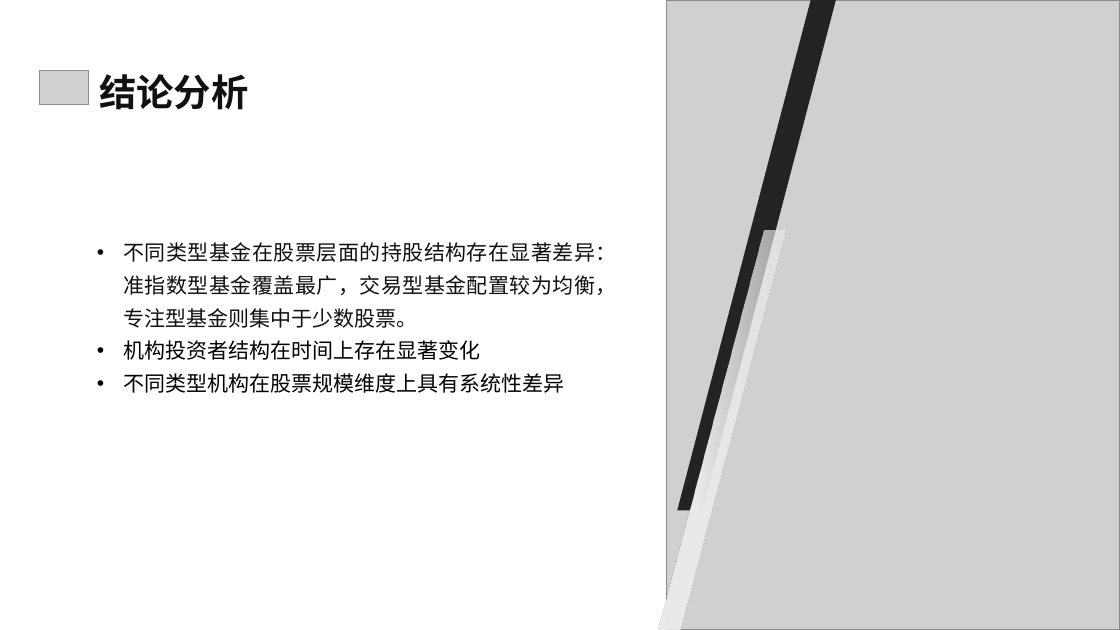
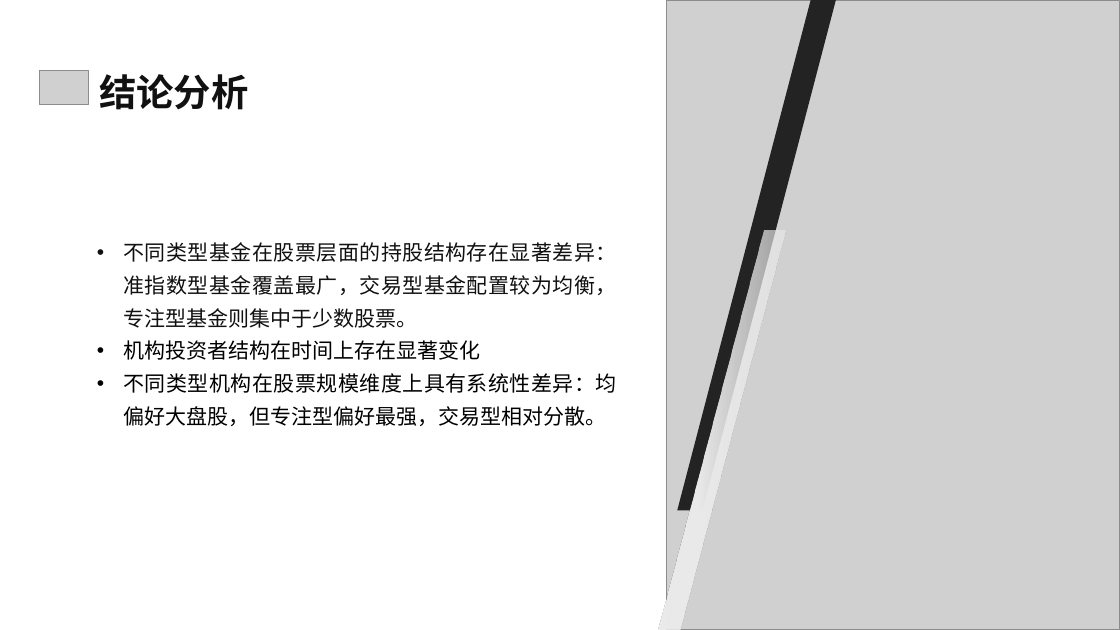
Before and after one commit to OldRed-ma/Class-Test, a slide deck: slide 14 of Bushee/Bushee基金分类与股票持仓结构分析.pptx. Drawn at 1120x630 pixels with LibreOffice and Linux fonts; fonts in the diff are those of the drawing; grey boxes stand for pictures. Boxes give left, top, right and bottom in pixels: in the first picture for what was removed or moved away, otherwise in the second. Text is boxed around its words. In the diff, an @@ line names an element or a change of style, - is before the commit and + after.

```diff
--- a/Bushee/Bushee基金分类与股票持仓结构分析.pptx
+++ b/Bushee/Bushee基金分类与股票持仓结构分析.pptx
@@ text at (x1=123, y1=373, x2=617, y2=426): text changed @@
-• 不同类型机构在股票规模维度上具有系统性差异
+• 不同类型机构在股票规模维度上具有系统性差异：均偏好大盘股，但专注型偏好最强，交易型相对分散。
```
Also in this commit, not shown: 8 other slides changed.
